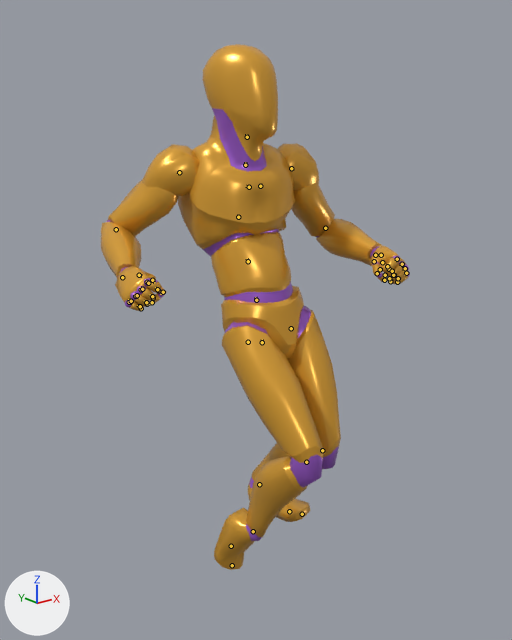
An edit to the glTF model apps/web/public/models/anim-library.glb, drawn before and after from the same camera.
Camera for both pictures: a 50 mm lens placed at (-1.349, -1.607, 1.586), pointed at (-0.021, 0.053, 0.922). Arrows for +X, +Y and +Z are at lower left; the lights stay in place. The older version comes first. Both versions are drawn at frame 17 of the action 'Rig|Jog_Back_Loop'; the numbers are the values there. The bones that change, and the others that lie on the model, are drawn over the model as lines.

The first picture shows 'Mannequin'.
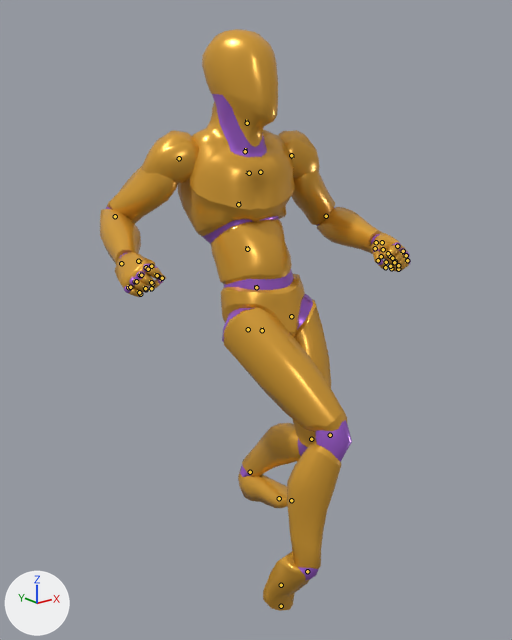
What differs and where, as boxes [x1, y1, x2, y2] in the pictures (512 x 640 px):
'Mannequin', posed (11% taller)
    before: [101, 44, 410, 570]
    after: [100, 29, 411, 611]
bone 'pelvis', root to tip
    before: (262, 342) to (262, 339)
    after: (262, 330) to (262, 327)
bone 'thigh_l', root to tip
    before: (291, 328) to (291, 329)
    after: (291, 316) to (291, 318)
bone 'calf_l', root to tip
    before: (322, 450) to (322, 451)
    after: (311, 439) to (310, 439)
bone 'thigh_r', root to tip
    before: (248, 342) to (248, 343)
    after: (248, 329) to (249, 330)
bone 'calf_r', root to tip
    before: (306, 462) to (306, 463)
    after: (330, 435) to (330, 436)
bone 'foot_r', root to tip
    before: (253, 531) to (252, 532)
    after: (307, 571) to (307, 572)

The change in detail:
Bone 'pelvis' (bone_pelvis) moves from (8e-05, -0.00076, 0.00013) to (8e-05, -0.00037, 3e-05).
Bone 'thigh_l' (bone_thigh_l) turns from (-1, 3, 4) to (7, 3, 4) degrees about its own x, y and z.
Bone 'calf_l' (bone_calf_l) turns from (71, -1, 0) to (64, -1, 0) degrees about its own x, y and z.
Bone 'thigh_r' (bone_thigh_r) turns from (-17, -2, 1) to (-24, -35, 1) degrees about its own x, y and z.
Bone 'calf_r' (bone_calf_r) turns from (71, 0, 0) to (45, 0, 0) degrees about its own x, y and z.
Bone 'foot_r' (bone_foot_r) turns from (75, 2, 1) to (114, 26, 24) degrees about its own x, y and z.
